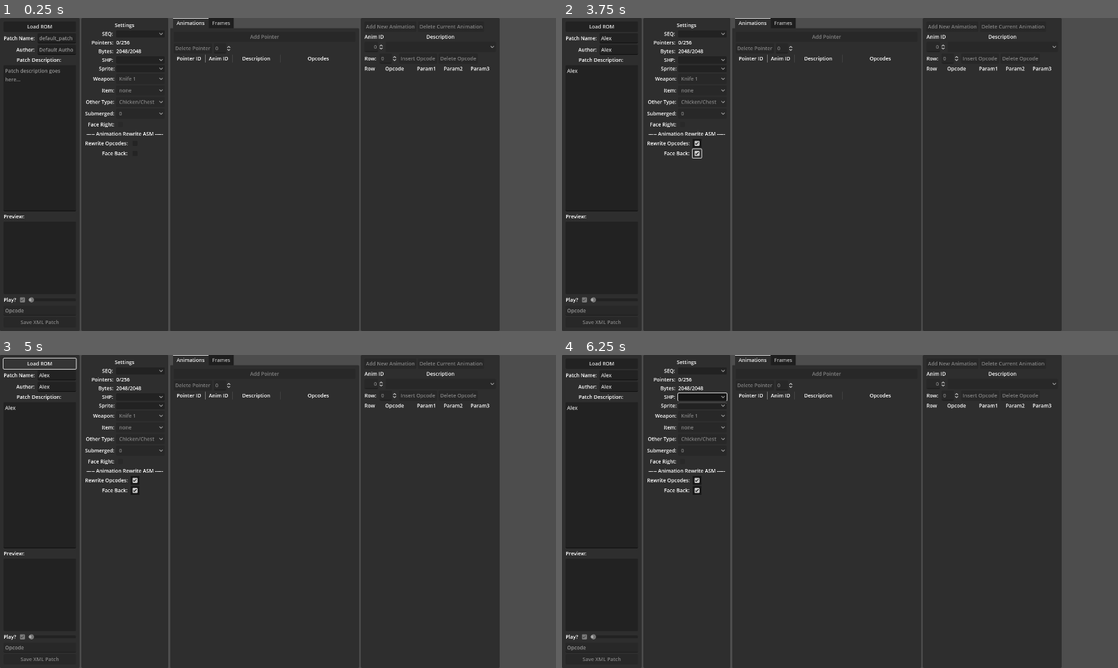
Above: before the commit, frames 1-4 (two rows, left to right).
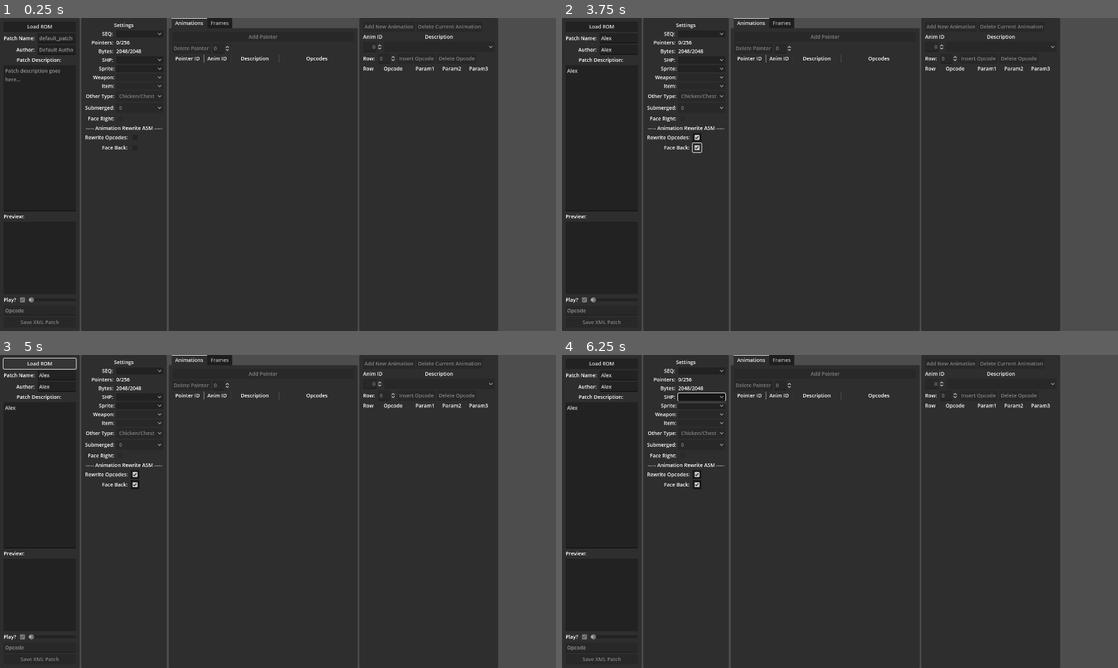
Above: after the commit, the same moments.

Repository: mrgudenheim/TacticsEngineG
Game: Godot game, scene res://src/fftae/fftae.tscn
Two runs of this game, one before a commit and one after it. Both use one fixed random seed, a clock stepped at 60 frames per second and the inputs below. Before the commit the project starts from res://src/fftae.tscn.
Inputs (mouse positions are in pixels of both pictures, inside the frame that each line leads up to; where the layout moved, square brackets give the same spot in the first picture):
- Up to frame 1 (0.25 s): no input
- Up to frame 2 (3.75 s): click (617, 36) at 0.52 s; type "Alex" at 0.6 s; click (617, 49) at 0.75 s; type "Alex" at 0.83 s; click (600, 136) at 0.98 s; type "Alex" at 1.07 s; click (695, 136) [695, 143] at 1.25 s; click (695, 136) [695, 143] at 2 s; click (695, 136) [695, 143] at 2.75 s; click (695, 146) [695, 152] at 3.5 s
- Up to frame 3 (5 s): click "Load ROM" at 4.25 s
- Up to frame 4 (6.25 s): click (701, 370) at 5 s; click (701, 395) at 5.75 s

The runs differ from the first frame. In frame 1, 2.8% of the frame differs, in the area x 15-90%, y 0-100%; in frame 2, 2.9%; in frame 3, 2.9%; in frame 4, 2.9%.
Error before the commit: Invalid access to property or key of type 'String' on a base object of type 'Dictionary'. (res://src/main.gd:52)
Error after the commit: Cannot call method 'get_as_text' on a null value. (res://src/file_formats/Seq.gd:502)

Commit message:
moved files

Diff:
--- a/project.godot
+++ b/project.godot
@@ -11,7 +11,7 @@
 [application]
 
 config/name="FFT-like-engine"
-run/main_scene="res://src/fftae.tscn"
+run/main_scene="res://src/fftae/fftae.tscn"
 config/features=PackedStringArray("4.3", "GL Compatibility")
 
 [display]
--- a/src/fftae.tscn
+++ b/src/fftae/fftae.tscn
@@ -1,12 +1,12 @@
 [gd_scene load_steps=10 format=3 uid="uid://dgp4s8ucc0j6n"]
 
 [ext_resource type="Theme" uid="uid://bhwwwa4jiaiop" path="res://src/ui_theme.tres" id="1_kwydp"]
-[ext_resource type="Script" path="res://src/main.gd" id="2_2hqs7"]
-[ext_resource type="PackedScene" uid="uid://t3xjefep2ne1" path="res://src/row_animation.tscn" id="3_n0tn6"]
-[ext_resource type="PackedScene" uid="uid://cxr41bg8c7dir" path="res://src/row_frame.tscn" id="4_omu1g"]
-[ext_resource type="Script" path="res://src/ui_manager.gd" id="5_1m40y"]
-[ext_resource type="Script" path="res://src/preview_manager.gd" id="6_4j3la"]
-[ext_resource type="PackedScene" uid="uid://g0s3vevocg3" path="res://src/preview_subviewport_container.tscn" id="7_aevi7"]
+[ext_resource type="Script" path="res://src/fftae/fftae.gd" id="2_2hqs7"]
+[ext_resource type="PackedScene" uid="uid://t3xjefep2ne1" path="res://src/fftae/row_animation.tscn" id="3_n0tn6"]
+[ext_resource type="PackedScene" uid="uid://cxr41bg8c7dir" path="res://src/fftae/row_frame.tscn" id="4_omu1g"]
+[ext_resource type="Script" path="res://src/fftae/ui_manager.gd" id="5_1m40y"]
+[ext_resource type="Script" path="res://src/fftae/preview_manager.gd" id="6_4j3la"]
+[ext_resource type="PackedScene" uid="uid://g0s3vevocg3" path="res://src/fftae/preview_subviewport_container.tscn" id="7_aevi7"]
 
 [sub_resource type="LabelSettings" id="LabelSettings_8s6nw"]
 font_size = 14
--- a/src/preview_subviewport_container.tscn
+++ b/src/fftae/preview_subviewport_container.tscn
@@ -1,7 +1,7 @@
 [gd_scene load_steps=3 format=3 uid="uid://g0s3vevocg3"]
 
-[ext_resource type="Script" path="res://src/preview_subviewport_container.gd" id="1_hh70j"]
-[ext_resource type="Script" path="res://src/preview_subviewport_control.gd" id="2_j0ikk"]
+[ext_resource type="Script" path="res://src/fftae/preview_subviewport_container.gd" id="1_hh70j"]
+[ext_resource type="Script" path="res://src/fftae/preview_subviewport_control.gd" id="2_j0ikk"]
 
 [node name="PreviewSubViewportContainer" type="SubViewportContainer" node_paths=PackedStringArray("camera_control", "sprite_primary", "sprite_weapon", "sprite_effect", "sprite_text", "sprite_background", "sprite_item")]
 size_flags_horizontal = 3
--- a/src/row_frame.tscn
+++ b/src/fftae/row_animation.tscn
@@ -1,9 +1,9 @@
-[gd_scene load_steps=3 format=3 uid="uid://cxr41bg8c7dir"]
+[gd_scene load_steps=3 format=3 uid="uid://t3xjefep2ne1"]
 
-[ext_resource type="Script" path="res://src/row_frame.gd" id="1_runw7"]
-[ext_resource type="ButtonGroup" uid="uid://cevw4a121sxn3" path="res://src/button_group_frames.tres" id="2_sgvtx"]
+[ext_resource type="ButtonGroup" uid="uid://d3gvtnjq7tpqo" path="res://src/fftae/button_group_animations.tres" id="1_7wbbd"]
+[ext_resource type="Script" path="res://src/fftae/row_animation.gd" id="1_bnb56"]
 
-[node name="RowMarginContainer" type="MarginContainer" node_paths=PackedStringArray("frame_label", "rotation_label", "subframes_label", "preview_rect", "button")]
+[node name="RowMarginContainer" type="MarginContainer" node_paths=PackedStringArray("pointer_label", "anim_id_spinbox", "description_label", "opcodes_label", "button")]
 clip_contents = true
 offset_right = 547.0
 offset_bottom = 59.0
@@ -11,25 +11,24 @@
 theme_override_constants/margin_top = 0
 theme_override_constants/margin_right = 0
 theme_override_constants/margin_bottom = 0
-script = ExtResource("1_runw7")
-frame_label = NodePath("Row/FrameId")
-rotation_label = NodePath("Row/MarginContainer/Rotation")
-subframes_label = NodePath("Row/MarginContainer2/Subframes")
-preview_rect = NodePath("Row/MarginContainer3/Preview")
+script = ExtResource("1_bnb56")
+pointer_label = NodePath("Row/PointerId")
+anim_id_spinbox = NodePath("Row/MarginContainer/AnimId")
+description_label = NodePath("Row/MarginContainer2/Description")
+opcodes_label = NodePath("Row/MarginContainer3/Opcodes")
 button = NodePath("RowButton")
 
 [node name="RowButton" type="Button" parent="."]
 layout_mode = 2
-disabled = true
 toggle_mode = true
-button_group = ExtResource("2_sgvtx")
+button_group = ExtResource("1_7wbbd")
 
 [node name="Row" type="HBoxContainer" parent="."]
 layout_mode = 2
 mouse_filter = 2
 theme_override_constants/separation = 0
 
-[node name="FrameId" type="Label" parent="Row"]
+[node name="PointerId" type="Label" parent="Row"]
 custom_minimum_size = Vector2(85, 0)
 layout_mode = 2
 text = "0 (0x00)"
@@ -43,15 +42,20 @@
 custom_minimum_size = Vector2(70, 0)
 layout_mode = 2
 mouse_filter = 2
-theme_override_constants/margin_left = 5
+theme_override_constants/margin_left = 3
 theme_override_constants/margin_top = 0
-theme_override_constants/margin_right = 15
+theme_override_constants/margin_right = 0
 theme_override_constants/margin_bottom = 0
 
-[node name="Rotation" type="Label" parent="Row/MarginContainer"]
+[node name="AnimId" type="SpinBox" parent="Row/MarginContainer"]
 layout_mode = 2
+size_flags_horizontal = 4
+size_flags_vertical = 4
 mouse_filter = 1
-horizontal_alignment = 2
+max_value = 255.0
+rounded = true
+alignment = 2
+select_all_on_focus = true
 
 [node name="VSeparator2" type="VSeparator" parent="Row"]
 layout_mode = 2
@@ -63,10 +67,11 @@
 theme_override_constants/margin_left = 10
 theme_override_constants/margin_right = 5
 
-[node name="Subframes" type="Label" parent="Row/MarginContainer2"]
-custom_minimum_size = Vector2(250, 0)
+[node name="Description" type="Label" parent="Row/MarginContainer2"]
+custom_minimum_size = Vector2(115, 0)
 layout_mode = 2
 text = "Walk Front"
+autowrap_mode = 3
 
 [node name="VSeparator3" type="VSeparator" parent="Row"]
 layout_mode = 2
@@ -80,6 +85,7 @@
 theme_override_constants/margin_right = 5
 theme_override_constants/margin_bottom = 5
 
-[node name="Preview" type="TextureRect" parent="Row/MarginContainer3"]
+[node name="Opcodes" type="Label" parent="Row/MarginContainer3"]
 layout_mode = 2
-stretch_mode = 5
+text = "LoadFrameAndWait(01,04)
+LoadFrameAndWait(02,04)"
--- a/src/row_animation.tscn
+++ b/src/fftae/row_frame.tscn
@@ -1,9 +1,9 @@
-[gd_scene load_steps=3 format=3 uid="uid://t3xjefep2ne1"]
+[gd_scene load_steps=3 format=3 uid="uid://cxr41bg8c7dir"]
 
-[ext_resource type="ButtonGroup" uid="uid://d3gvtnjq7tpqo" path="res://src/button_group_animations.tres" id="1_7wbbd"]
-[ext_resource type="Script" path="res://src/row_animation.gd" id="1_bnb56"]
+[ext_resource type="Script" path="res://src/fftae/row_frame.gd" id="1_runw7"]
+[ext_resource type="ButtonGroup" uid="uid://cevw4a121sxn3" path="res://src/fftae/button_group_frames.tres" id="2_sgvtx"]
 
-[node name="RowMarginContainer" type="MarginContainer" node_paths=PackedStringArray("pointer_label", "anim_id_spinbox", "description_label", "opcodes_label", "button")]
+[node name="RowMarginContainer" type="MarginContainer" node_paths=PackedStringArray("frame_label", "rotation_label", "subframes_label", "preview_rect", "button")]
 clip_contents = true
 offset_right = 547.0
 offset_bottom = 59.0
@@ -11,24 +11,25 @@
 theme_override_constants/margin_top = 0
 theme_override_constants/margin_right = 0
 theme_override_constants/margin_bottom = 0
-script = ExtResource("1_bnb56")
-pointer_label = NodePath("Row/PointerId")
-anim_id_spinbox = NodePath("Row/MarginContainer/AnimId")
-description_label = NodePath("Row/MarginContainer2/Description")
-opcodes_label = NodePath("Row/MarginContainer3/Opcodes")
+script = ExtResource("1_runw7")
+frame_label = NodePath("Row/FrameId")
+rotation_label = NodePath("Row/MarginContainer/Rotation")
+subframes_label = NodePath("Row/MarginContainer2/Subframes")
+preview_rect = NodePath("Row/MarginContainer3/Preview")
 button = NodePath("RowButton")
 
 [node name="RowButton" type="Button" parent="."]
 layout_mode = 2
+disabled = true
 toggle_mode = true
-button_group = ExtResource("1_7wbbd")
+button_group = ExtResource("2_sgvtx")
 
 [node name="Row" type="HBoxContainer" parent="."]
 layout_mode = 2
 mouse_filter = 2
 theme_override_constants/separation = 0
 
-[node name="PointerId" type="Label" parent="Row"]
+[node name="FrameId" type="Label" parent="Row"]
 custom_minimum_size = Vector2(85, 0)
 layout_mode = 2
 text = "0 (0x00)"
@@ -42,20 +43,15 @@
 custom_minimum_size = Vector2(70, 0)
 layout_mode = 2
 mouse_filter = 2
-theme_override_constants/margin_left = 3
+theme_override_constants/margin_left = 5
 theme_override_constants/margin_top = 0
-theme_override_constants/margin_right = 0
+theme_override_constants/margin_right = 15
 theme_override_constants/margin_bottom = 0
 
-[node name="AnimId" type="SpinBox" parent="Row/MarginContainer"]
+[node name="Rotation" type="Label" parent="Row/MarginContainer"]
 layout_mode = 2
-size_flags_horizontal = 4
-size_flags_vertical = 4
 mouse_filter = 1
-max_value = 255.0
-rounded = true
-alignment = 2
-select_all_on_focus = true
+horizontal_alignment = 2
 
 [node name="VSeparator2" type="VSeparator" parent="Row"]
 layout_mode = 2
@@ -67,11 +63,10 @@
 theme_override_constants/margin_left = 10
 theme_override_constants/margin_right = 5
 
-[node name="Description" type="Label" parent="Row/MarginContainer2"]
-custom_minimum_size = Vector2(115, 0)
+[node name="Subframes" type="Label" parent="Row/MarginContainer2"]
+custom_minimum_size = Vector2(250, 0)
 layout_mode = 2
 text = "Walk Front"
-autowrap_mode = 3
 
 [node name="VSeparator3" type="VSeparator" parent="Row"]
 layout_mode = 2
@@ -85,7 +80,6 @@
 theme_override_constants/margin_right = 5
 theme_override_constants/margin_bottom = 5
 
-[node name="Opcodes" type="Label" parent="Row/MarginContainer3"]
+[node name="Preview" type="TextureRect" parent="Row/MarginContainer3"]
 layout_mode = 2
-text = "LoadFrameAndWait(01,04)
-LoadFrameAndWait(02,04)"
+stretch_mode = 5
--- /dev/null
+++ b/src/file_formats/map_data.gd
@@ -0,0 +1,3 @@
+class_name MapData
+
+var file_name: String = "default map file name"
--- /dev/null
+++ b/src/rom_reader.gd
@@ -0,0 +1,44 @@
+class_name RomReader
+
+var rom: PackedByteArray = []
+var file_records: Dictionary = {}
+var lba_to_file_name: Dictionary = {}
+
+static var directory_start_sector: int = 56436
+static var directory_data_sectors: PackedInt32Array = [56436, 56437, 56438, 56439, 56440, 56441]
+static var directory_data_sectors_map: PackedInt32Array = range(9555, 9601)
+const OFFSET_RECORD_DATA_START: int = 0x60
+
+# https://en.wikipedia.org/wiki/CD-ROM#CD-ROM_XA_extension
+const bytes_per_sector: int = 2352
+const bytes_per_sector_header: int = 24
+const bytes_per_sector_footer: int = 280
+const data_bytes_per_sector: int = 2048
+
+func process_rom(new_rom: PackedByteArray) -> void:
+	file_records.clear()
+
+	var start_time: int = Time.get_ticks_msec()
+
+	for directory_sector: int in directory_data_sectors:
+		var offset_start: int = 0
+		if directory_sector == directory_data_sectors[0]:
+			offset_start = OFFSET_RECORD_DATA_START
+		var directory_start: int = directory_sector * bytes_per_sector
+		var directory_data: PackedByteArray = new_rom.slice(directory_start, directory_start + data_bytes_per_sector + bytes_per_sector_header)
+
+		var byte_index: int = offset_start + bytes_per_sector_header
+		while byte_index < data_bytes_per_sector + bytes_per_sector_header:
+			var record_length: int = directory_data.decode_u8(byte_index)
+			var record_data: PackedByteArray = directory_data.slice(byte_index, byte_index + record_length)
+			var record: FileRecord = FileRecord.new(record_data)
+			record.record_location_sector = directory_sector
+			record.record_location_offset = byte_index
+			file_records[record.name] = record
+			lba_to_file_name[record.sector_location] = record.name
+
+			byte_index += record_length
+			if directory_data.decode_u8(byte_index) == 0: # end of data, rest of sector will be padded with zeros
+				break
+
+	push_warning("Time to process ROM (ms): " + str(Time.get_ticks_msec() - start_time))
Renamed: src/LoadShpSeqButton.gd -> src/fftae/LoadShpSeqButton.gd
Renamed: src/SeqData/animation_names.txt -> src/fftae/SeqData/animation_names.txt
Renamed: src/SeqData/animation_rewrite_opcodes.txt -> src/fftae/SeqData/animation_rewrite_opcodes.txt
Renamed: src/SeqData/opcodeParameters.txt -> src/fftae/SeqData/opcodeParameters.txt
Renamed: src/button_group_animations.tres -> src/fftae/button_group_animations.tres
Renamed: src/button_group_frames.tres -> src/fftae/button_group_frames.tres
Renamed: src/main.gd -> src/fftae/fftae.gd
Renamed: src/frame_data_item.txt -> src/fftae/frame_data_item.txt
Renamed: src/item_list.txt -> src/fftae/item_list.txt
Renamed: src/layer_priority_table.txt -> src/fftae/layer_priority_table.txt
Renamed: src/opcode_option_button.gd -> src/fftae/opcode_option_button.gd
Renamed: src/preview_manager.gd -> src/fftae/preview_manager.gd
(and 6 more such lines)
